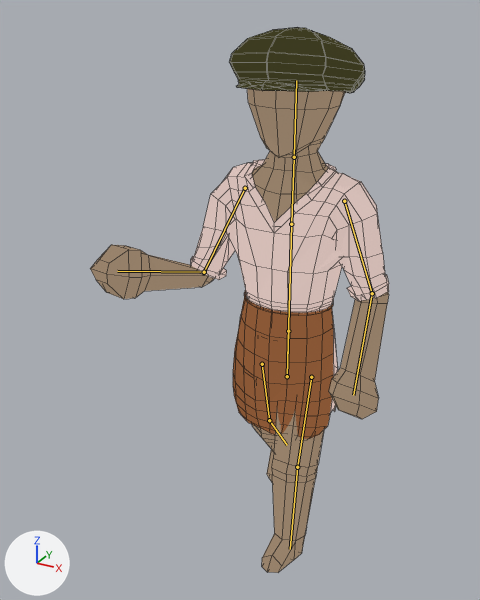
The Blender file Assets/Prefabs/Serveur/Rig.blend as it was, and as the next commit left it.
Camera for both pictures: a 50 mm lens placed at (3.07, -6.84, 3.42), pointed at (-0.51, -0.33, 0.17). The lights are fixed; the arrows at lower left show +X, +Y and +Z. Both versions are drawn at frame 14 of the action 'Armature.002Action.002'; the numbers are the values there. The bones that bend it are drawn over the model as lines. Mesh edges are drawn as thin lines.

Objects in the first picture: 'ServeurMesh'.
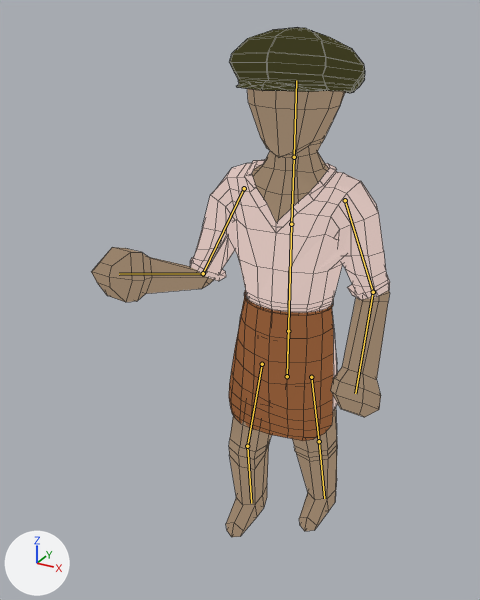
Commit message: Fix d'animations serveurs

Where the change shows, as pixel boxes (x1, y1, x2, y2) in the pictures (480 x 600 px):
'ServeurMesh', posed (7% shorter)
    before: (90, 27, 389, 573)
    after: (91, 27, 390, 537)
bone 'Jambe.L.001', root to tip
    before: (311, 377) to (297, 467)
    after: (311, 377) to (319, 441)
bone 'Jambe.L.002', root to tip
    before: (297, 467) to (290, 549)
    after: (319, 441) to (324, 498)
bone 'Jambe.R.001', root to tip
    before: (262, 364) to (269, 420)
    after: (262, 364) to (247, 446)
bone 'Jambe.R.002', root to tip
    before: (269, 420) to (287, 445)
    after: (247, 446) to (251, 503)

The change in detail:
Bone 'Jambe.L.001' (bone_jambe_l_001) turns from (-21, -1, 0) to (15, 1, 0) degrees about its own x, y and z.
Bone 'Jambe.L.002' (bone_jambe_l_002) turns from (7, 0, 0) to (-5, 0, 0) degrees about its own x, y and z.
Bone 'Torse.002' (bone_torse_002) turns from (0, 1, 0) to (0, 4, 0) degrees about its own x, y and z.
Bone 'Jambe.R.001' (bone_jambe_r_001) turns from (20, -1, 0) to (-14, 1, 0) degrees about its own x, y and z.
Bone 'Jambe.R.002' (bone_jambe_r_002) turns from (17, -1, 0) to (22, -1, 0) degrees about its own x, y and z.
